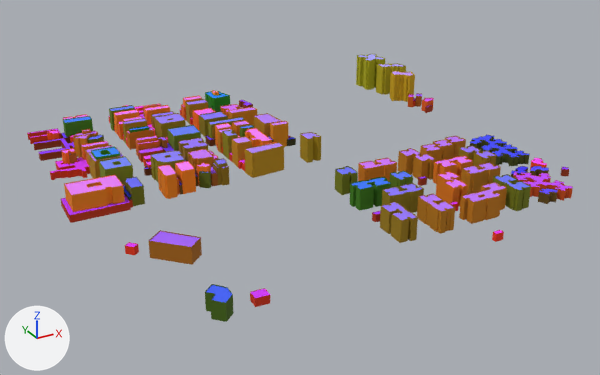
The glTF model public/secciones/edificios_T22.glb, before and after one commit.
Before and after are seen from a camera (50 mm lens) standing at (-196.0, -539.0, 371.0) and looking at (239.0, 252.0, -24.0). The lights are fixed; the arrows at lower left show +X, +Y and +Z. The older version comes first. Vertices at exactly the same position are counted once.

The older version as bpy lines, for what is in view:
```python
me_edificios_t22 = bpy.data.meshes.new('Edificios_T22')
me_edificios_t22.from_pydata(...)  # 7435 vertices, 7152 faces; spans x -34.0..513.0, y -5.0..556.0, z -1.0..48.0
me_edificios_t22.materials.append(mat_fachada)
ob_edificios_t22 = bpy.data.objects.new('Edificios_T22', me_edificios_t22)
ob_edificios_t22.location = (0.0, 0.0, 0.0)
```
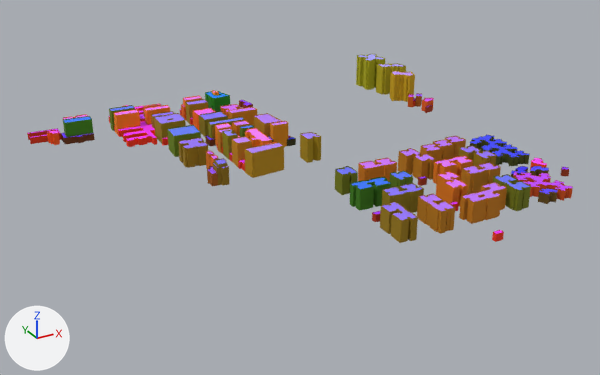
Pixel boxes (x1, y1, x2, y2) of what changed, in the pictures (600 x 375 px):
'Edificios_T22', reshaped (29% shorter): before (27, 54, 573, 322); after (27, 54, 573, 243)
part 1 of me_edificios_t22, deleted: before (50, 117, 270, 322)
part 2 of me_edificios_t22, cut back: before (33, 116, 147, 161); after (61, 128, 148, 146)
part 3 of me_edificios_t22, cut back: before (188, 149, 214, 186); after (207, 169, 212, 185)
part 4 of me_edificios_t22, edited (looks the same): (27, 54, 573, 243) in both

Diff of the bpy script that builds the scene:
```diff
--- a/public/secciones/edificios_T22.glb.py
+++ b/public/secciones/edificios_T22.glb.py
@@ me_edificios_t22 @@
 # used by ob_edificios_t22; location = (0.0, 0.0, 0.0)
-me_edificios_t22.from_pydata(...)  # 7435 vertices, 7152 faces; spans x -34.0..513.0, y -5.0..556.0, z -1.0..48.0
+me_edificios_t22.from_pydata(...)  # 5588 vertices, 5401 faces; spans x -19.0..513.0, y -2.0..556.0, z 0.0..48.0
+# me_edificios_t22 part 1: 111 loose pieces with 1637 vertices, spanning x -34.0..157.0, y -5.0..463.0, z -1.0..31.0, are deleted
+# me_edificios_t22 part 2
+# 133 vertices are removed from x -21.0..117.0, y 410.0..468.0, z 0.0..27.0
+# 159 faces are deleted
+# 28 new faces join them
+# me_edificios_t22 part 3
+# 77 vertices are removed from x 114.0..143.0, y 253.0..306.0, z 1.0..25.0
+# 87 faces are deleted
+# 9 new faces join them
+# me_edificios_t22 part 4: 5192 kept faces spanning x -19.0..513.0, y -2.0..556.0, z 0.0..48.0 get new vertex colours
 me_edificios_t22.materials.append(mat_fachada)
```
